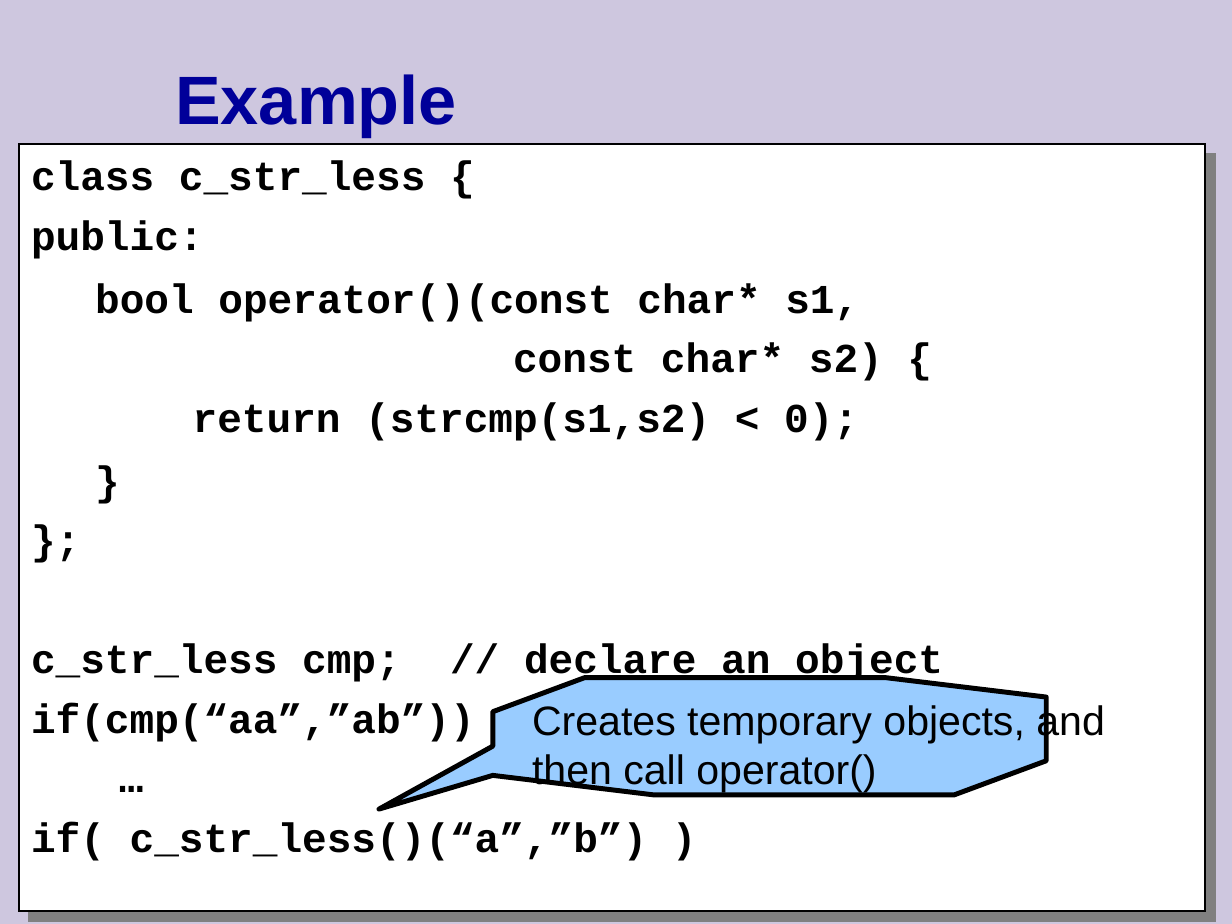
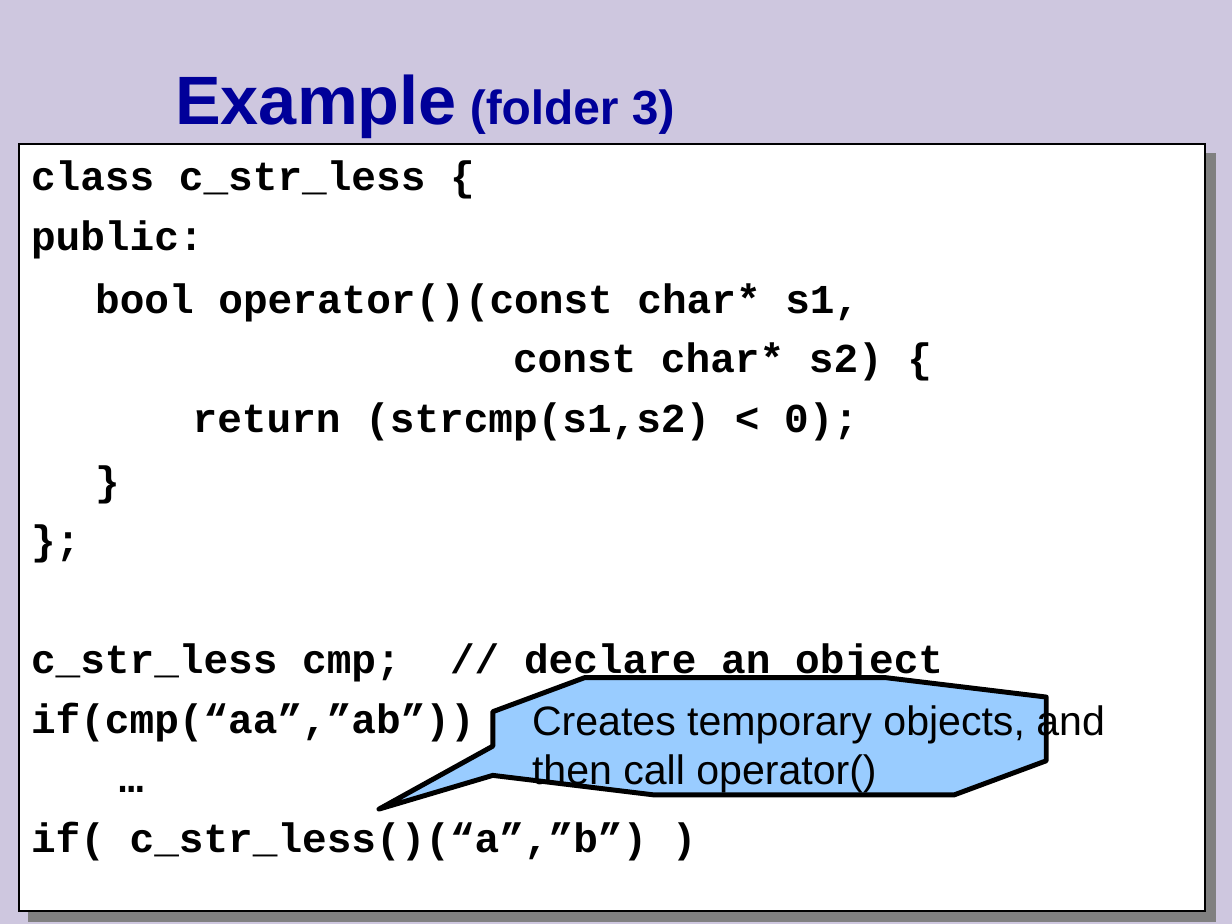
Before and after one commit to cpp-at-ariel/cpp-5778, a slide deck: slide 49 of week10-stl/slides-1-stl.odp. Drawn at 1232x924 pixels with LibreOffice and Linux fonts; fonts in the diff are those of the drawing. Boxes give left, top, right and bottom in pixels: in the first picture for what was removed or moved away, otherwise in the second. Text is boxed around its words. In the diff, an @@ line names an element or a change of style, - is before the commit and + after.

```diff
--- a/week10-stl/slides-1-stl.odp
+++ b/week10-stl/slides-1-stl.odp
@@ title at bbox=[175, 74, 675, 137]: text changed; size 40 to 28 pt @@
-Example
+Example (folder 3)
```
Also in this commit, not shown: 12 other files.
